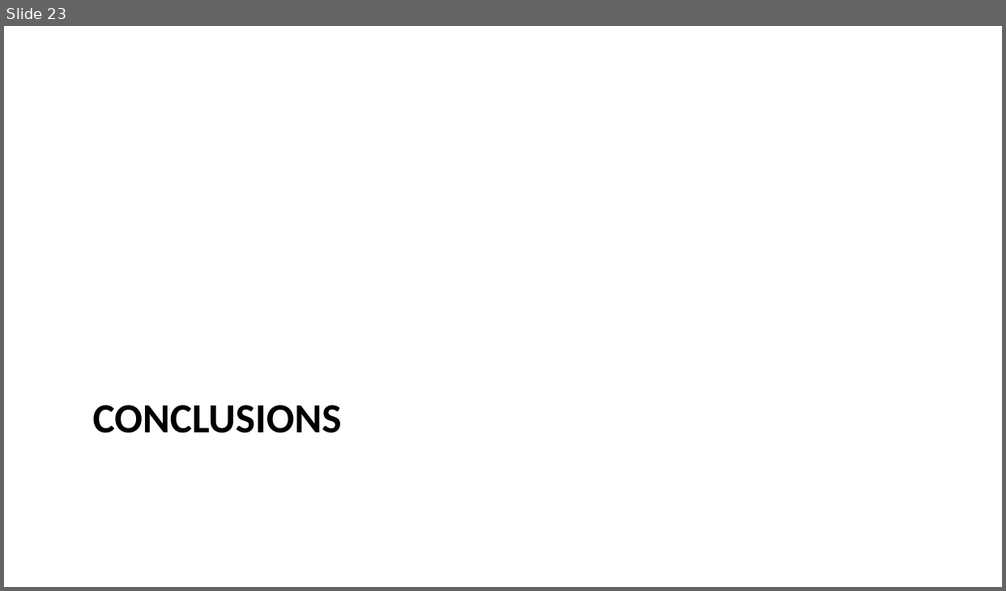
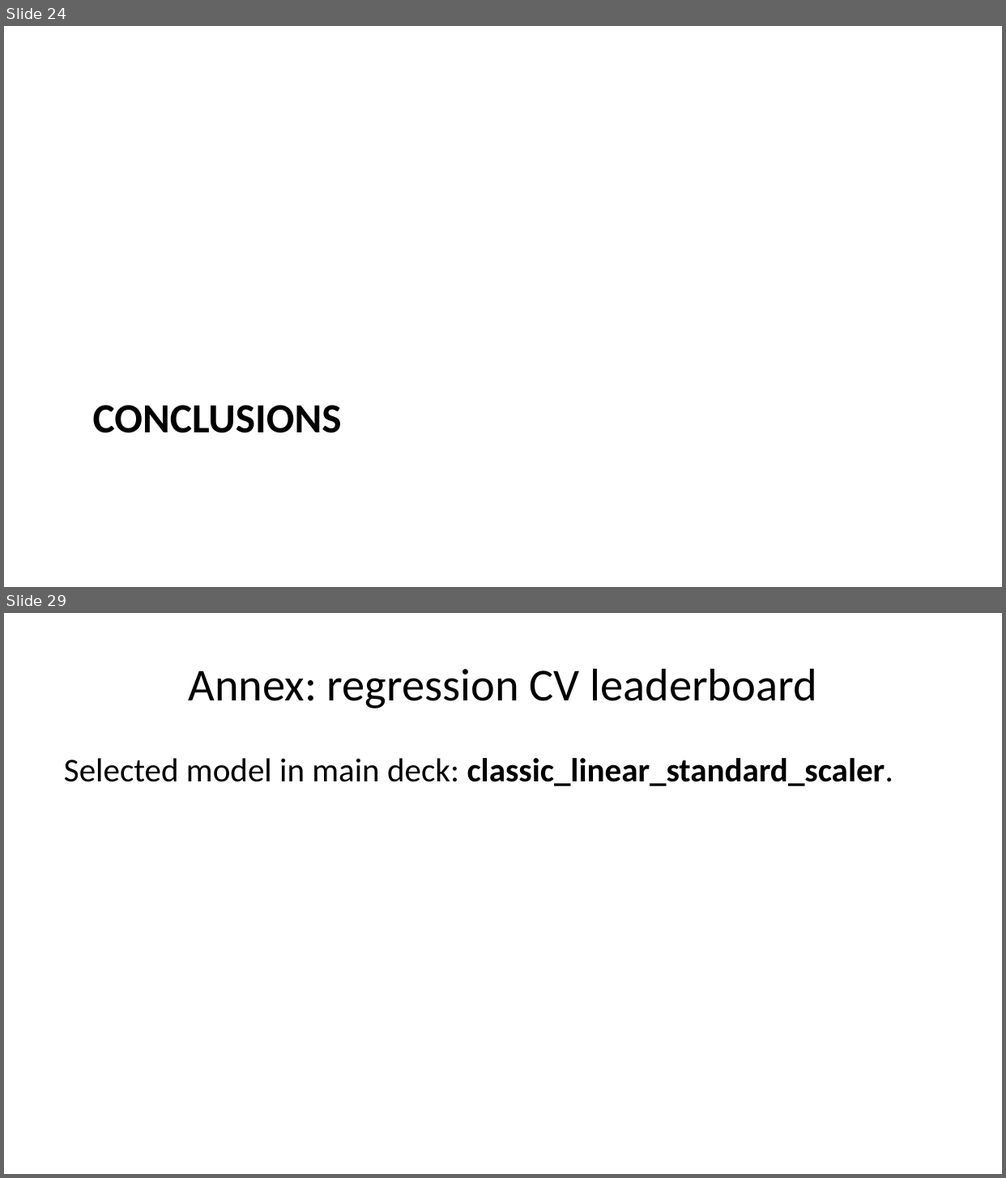
Before and after one commit to mrbungie/mib_cars_analysis, a slide deck: slidedeck/presentation.pptx. Shown one above the other, each under a label of ours: slide 23 before the commit, slides 24 and 29 after it; the slides between them are not shown. The pictures are 1006x591 and 1006x1178 pixels, drawn with LibreOffice and Linux fonts; fonts in the diff are those of the drawing. Boxes give left, top, right and bottom in pixels: in the first picture for what was removed or moved away, otherwise in the second. Text is boxed around its words. In the diff, an @@ line names an element or a change of style, - is before the commit and + after.

```diff
--- a/slidedeck/presentation.pptx
+++ b/slidedeck/presentation.pptx
@@ slide 29 added at (x1=4, y1=613, x2=1002, y2=1174), background #FFFFFF @@
@@ title added at (x1=188, y1=668, x2=816, y2=709), 33 pt, text #000000 @@
+Annex: regression CV leaderboard
@@ text added at (x1=64, y1=758, x2=894, y2=786), 24 pt, text #000000, bold @@
+Selected model in main deck: classic_linear_standard_scaler.
@@ what was slide 23 is now slide 24 @@
```
Also in this commit, not shown: 10 slides changed, 9 other slides added, 4 slides removed, 6 other files.
